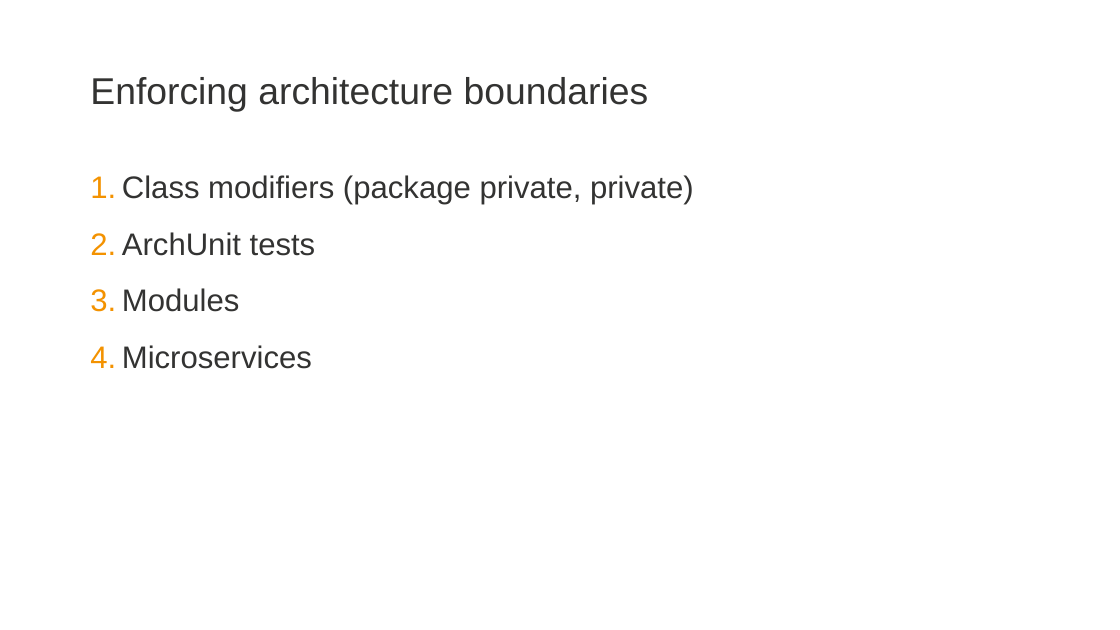
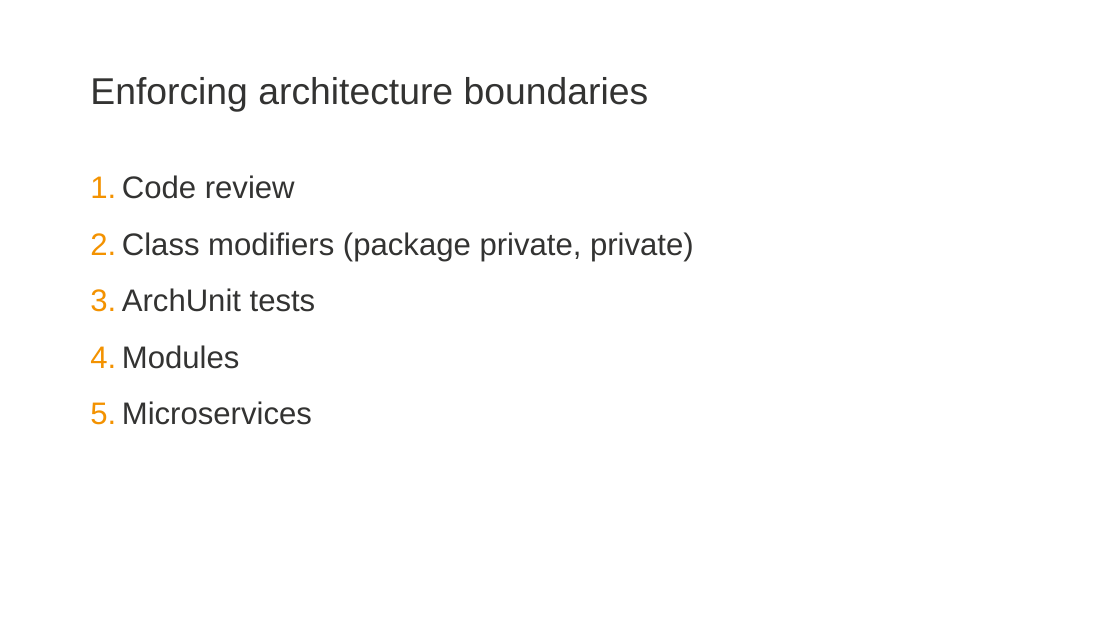
Before and after one commit to zatsepinvl/where-to-put-the-service, a slide deck: slide 40 of Where to put the service.pptm (slide 39 before the commit). Drawn at 1120x630 pixels with LibreOffice and Linux fonts; fonts in the diff are those of the drawing; background and template pictures are left out. Boxes give left, top, right and bottom in pixels: in the first picture for what was removed or moved away, otherwise in the second. Text is boxed around its words. In the diff, an @@ line names an element or a change of style, - is before the commit and + after.

```diff
--- a/Where to put the service.pptm
+++ b/Where to put the service.pptm
@@ text at (122, 175, 295, 199): paragraph added @@
+1. Code review
```
Also in this commit, not shown: 13 other slides changed, 3 slides added, 6 slides removed, 13 other files.
